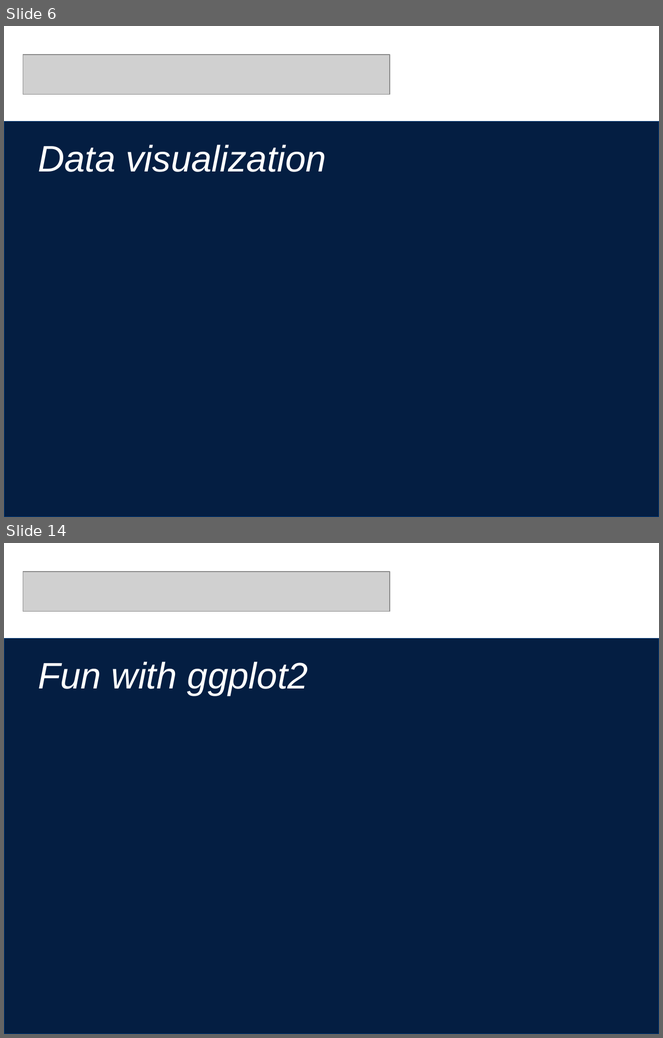
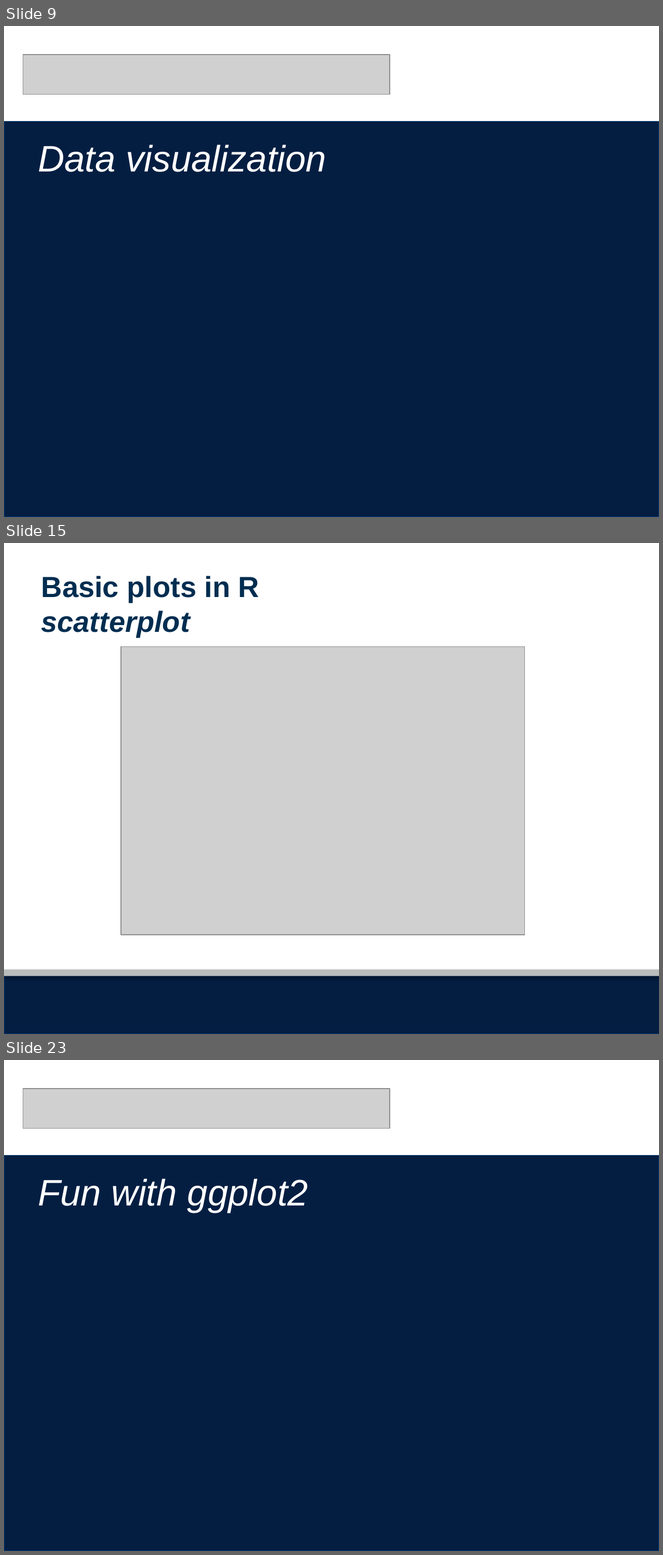
Before and after one commit to seaneff/data-science-basics-2023, a slide deck: day3/R Workshop Day 3 Slides.pptx. Shown one above the other, each under a label of ours: slides 6 and 14 before the commit, slides 9, 15 and 23 after it; the slides between them are not shown. The pictures are 663x1038 and 663x1555 pixels, drawn with LibreOffice and Linux fonts; fonts in the diff are those of the drawing; grey boxes stand for pictures; background and template pictures are left out. Boxes give left, top, right and bottom in pixels: in the first picture for what was removed or moved away, otherwise in the second. Text is boxed around its words. In the diff, an @@ line names an element or a change of style, - is before the commit and + after.

```diff
--- a/day3/R Workshop Day 3 Slides.pptx
+++ b/day3/R Workshop Day 3 Slides.pptx
@@ slide 15 added at [4, 543, 659, 1034], background #FFFFFF; not listed: 2 template elements that a slide beside it also shows @@
@@ text added at [41, 576, 259, 638], 32 pt, text #002D50, bold @@
+Basic plots in R
+scatterplot
@@ picture added at [122, 647, 525, 936] @@
@@ what was slide 6 is now slide 9 @@
@@ what was slide 14 is now slide 23 @@
```
Also in this commit, not shown: 5 slides changed, 22 other slides added, 6 slides removed, 20 other files.
